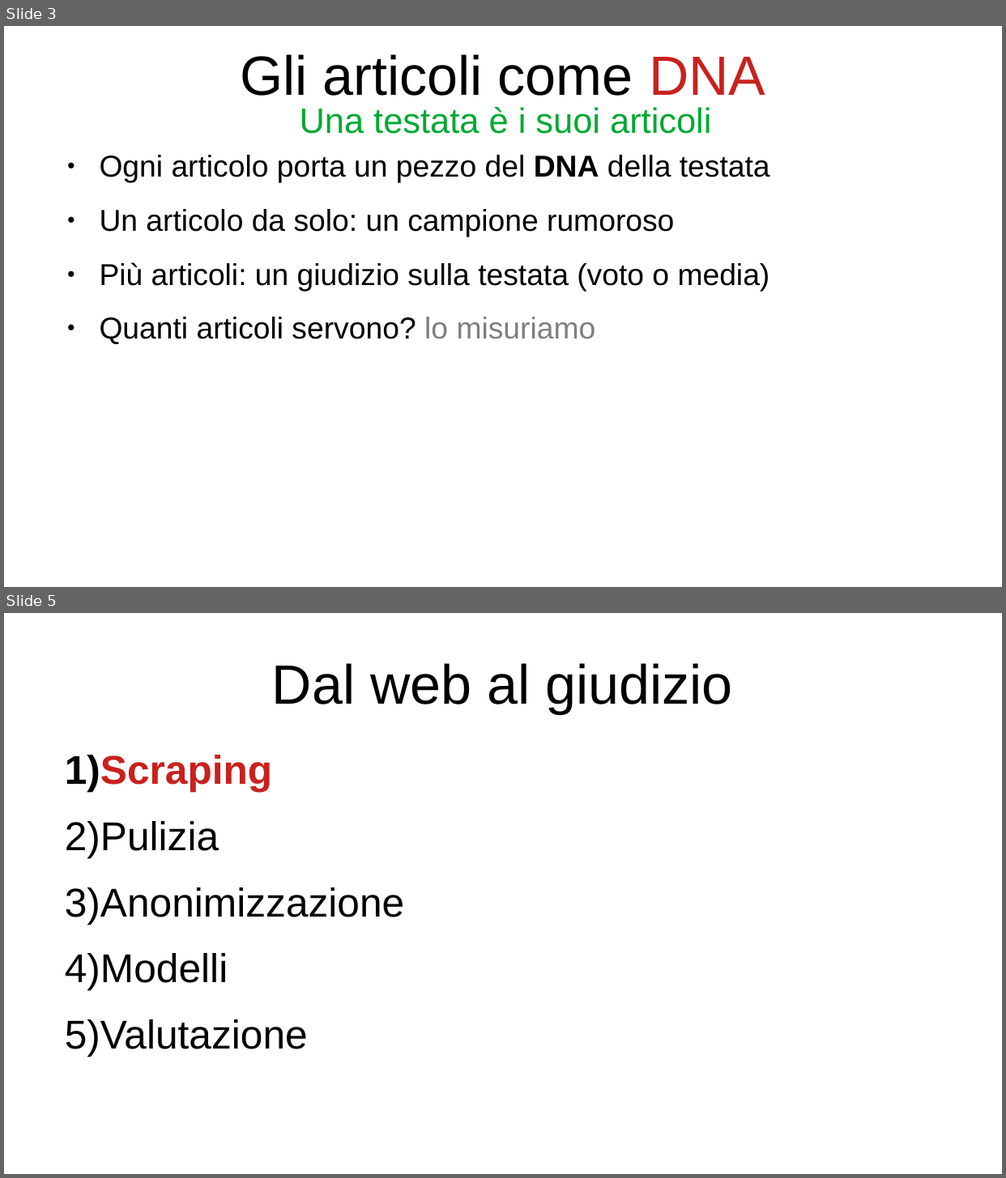
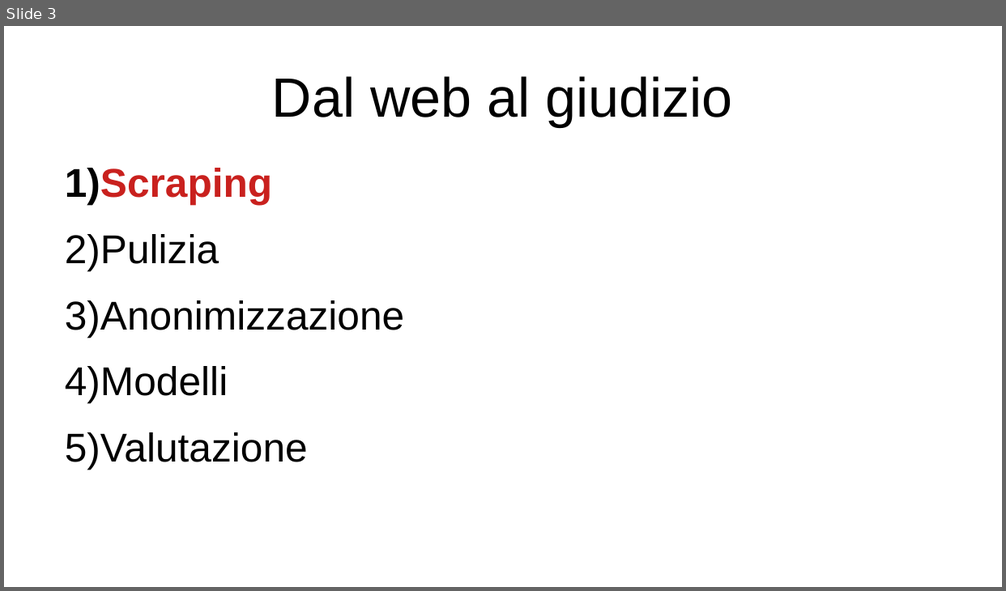
Before and after one commit to bianchi-john/PublisherClassification, a slide deck: Presentazioni/Stato finale/FinalState.odp. Shown one above the other, each under a label of ours: slides 3 and 5 before the commit, slide 3 after it; the slides between them are not shown. The pictures are 1006x1178 and 1006x591 pixels, drawn with LibreOffice and Linux fonts; fonts in the diff are those of the drawing. Boxes give left, top, right and bottom in pixels: in the first picture for what was removed or moved away, otherwise in the second. Text is boxed around its words. In the diff, an @@ line names an element or a change of style, - is before the commit and + after.

```diff
--- a/Presentazioni/Stato finale/FinalState.odp
+++ b/Presentazioni/Stato finale/FinalState.odp
@@ slide 3 removed at <box>4,26,1002,587</box>, background #FFFFFF @@
@@ title removed at <box>240,54,765,96</box> @@
-Gli articoli come DNA
@@ title removed at <box>300,107,711,134</box> @@
-Una testata è i suoi articoli
@@ text removed at <box>100,155,770,344</box> @@
-● Ogni articolo porta un pezzo del DNA della testata
-● Un articolo da solo: un campione rumoroso
-● Più articoli: un giudizio sulla testata (voto o media)
-● Quanti articoli servono? lo misuriamo
@@ what was slide 5 is now slide 3 @@
```
Also in this commit, not shown: 4 slides changed, 2 slides added, 6 other slides removed, 1 other file.
